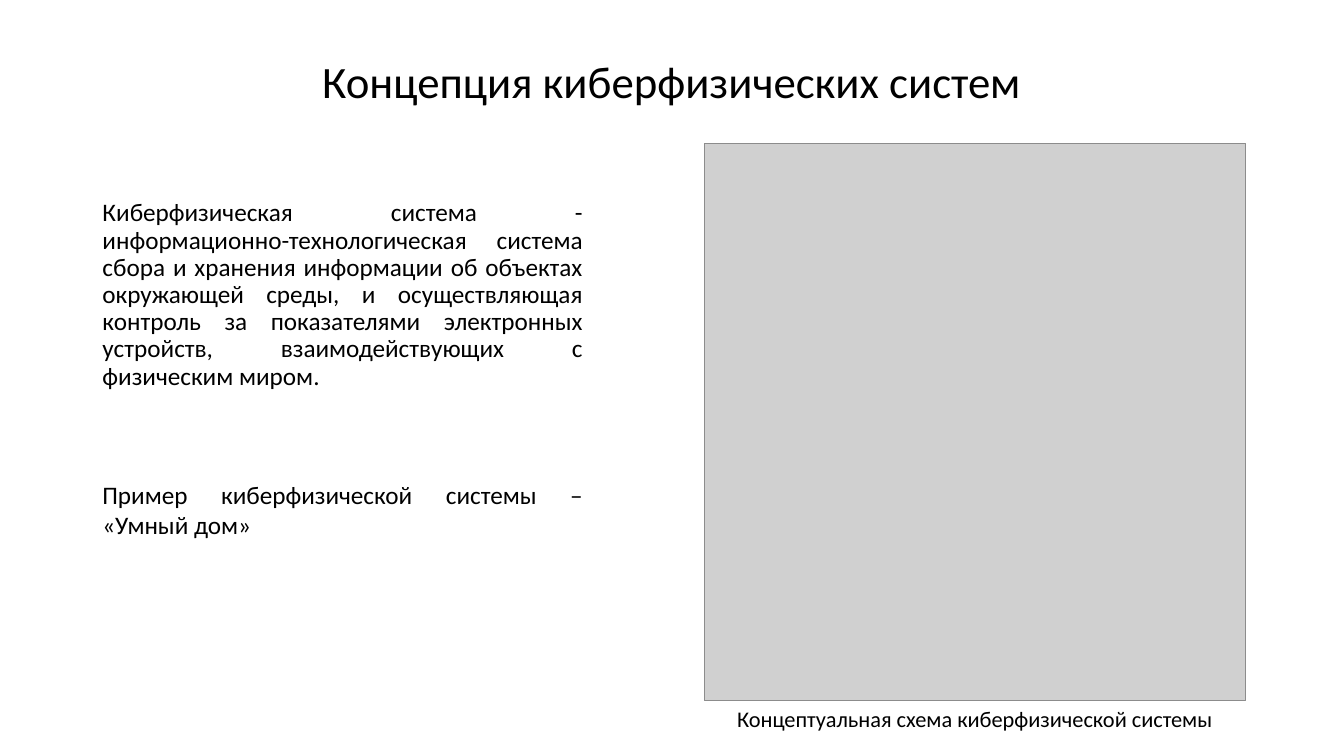
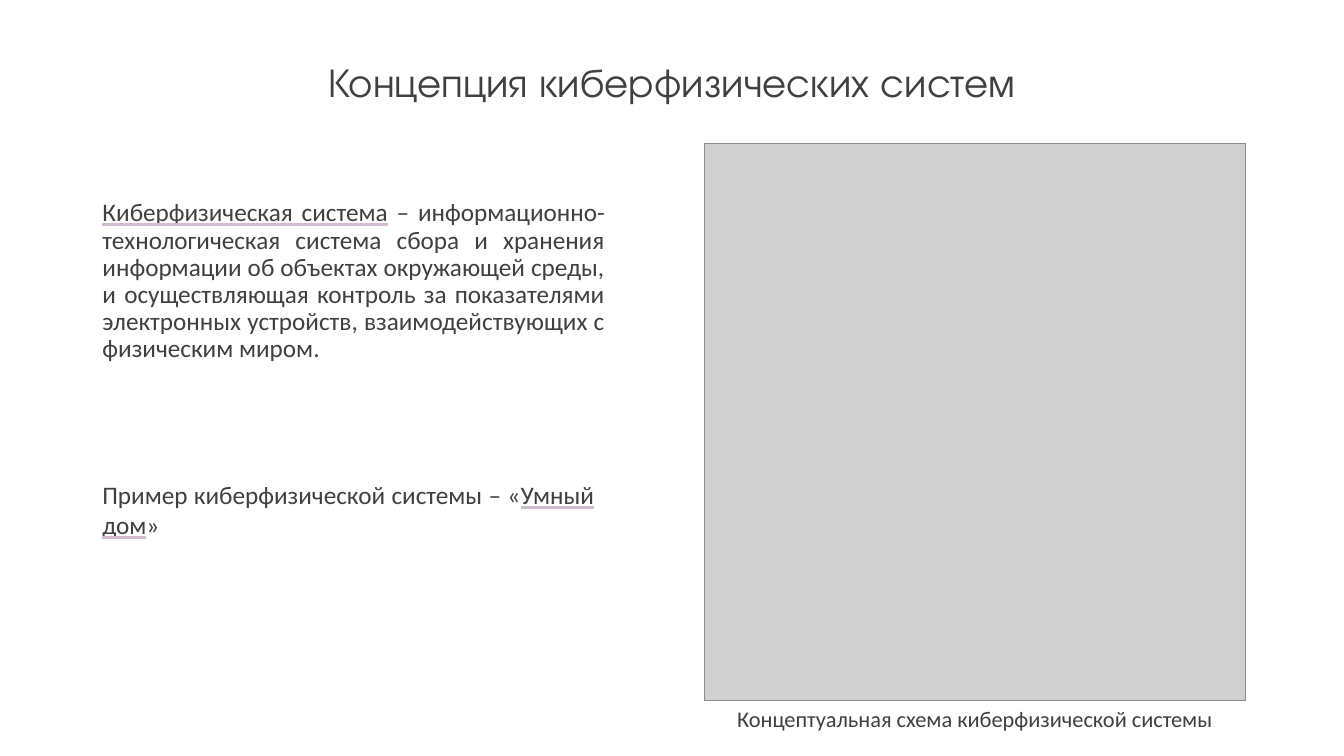
Before and after one commit to kaf3/dimmer, a slide deck: slide 3 of Презентация1.pptx. Drawn at 1344x756 pixels with LibreOffice and Linux fonts; fonts in the diff are those of the drawing; grey boxes stand for pictures. Boxes give left, top, right and bottom in pixels: in the first picture for what was removed or moved away, otherwise in the second. Text is boxed around its words. In the diff, an @@ line names an element or a change of style, - is before the commit and + after.

```diff
--- a/Презентация1.pptx
+++ b/Презентация1.pptx
@@ title "Концепция киберфизических систем" at box(328, 69, 1015, 104): size 32 to 29 pt, font Calibri to TeX Gyre Adventor, text colour #000000 to #404040 @@
@@ text at box(102, 204, 605, 361): text changed; text colour #000000 to #404040 @@
-Киберфизическая система - информационно-технологическая система сбора и хранения информации об объектах окружающей среды, и осуществляющая контроль за показателями электронных устройств, взаимодействующих с физическим миром.
+Киберфизическая система – информационно-технологическая система сбора и хранения информации об объектах окружающей среды, и осуществляющая контроль за показателями электронных устройств, взаимодействующих с физическим миром.
@@ text "Пример киберфизической системы – «Умный ..." at box(102, 487, 593, 539): text colour #000000 to #404040; underline on in "«Умный дом»" @@
@@ text "Концептуальная схема киберфизической системы" at box(737, 712, 1212, 731): text colour #000000 to #404040 @@
```
Also in this commit, not shown: 4 other slides changed, 8 slides added, 2 slides removed, 2 other files.
